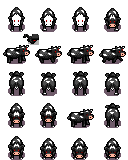
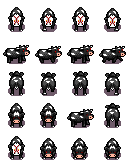
Comparing the layer stacks of the two 128 x 160 images. Changes:
painted on "Layer 1" over (x1=12, y1=14, x2=117, y2=155)
removed layer "Layer 0 copy" over (x1=12, y1=14, x2=117, y2=155)
removed layer "Layer 0" over (x1=12, y1=14, x2=117, y2=155)
